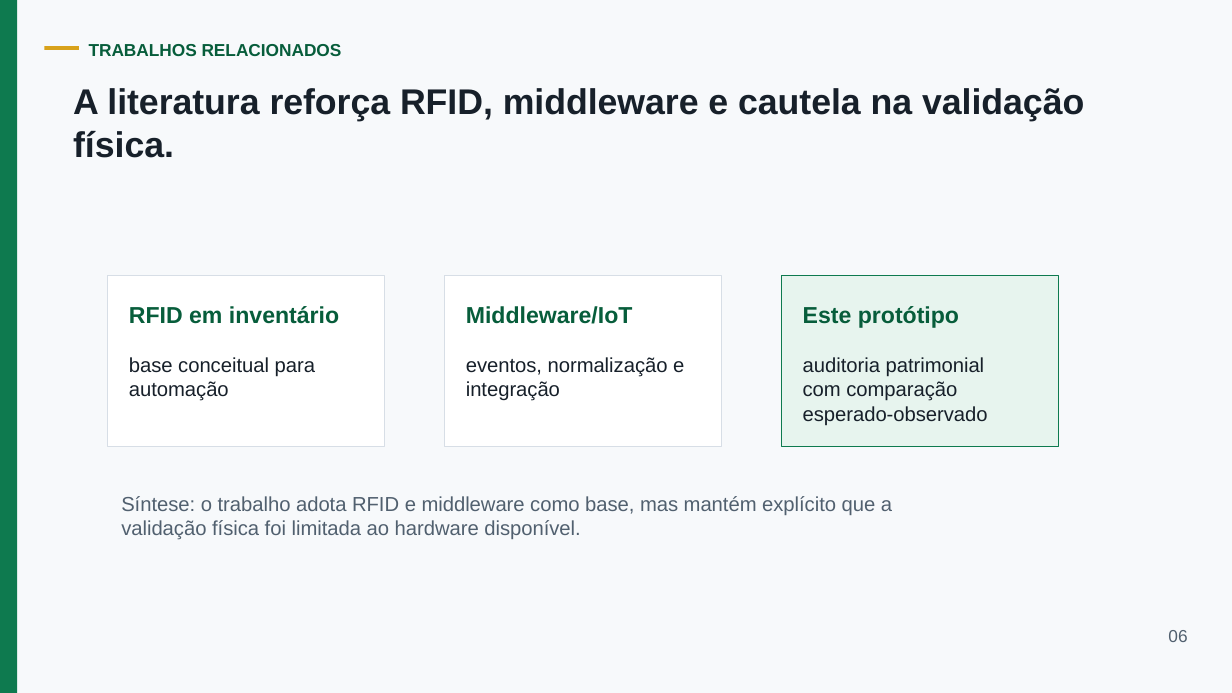
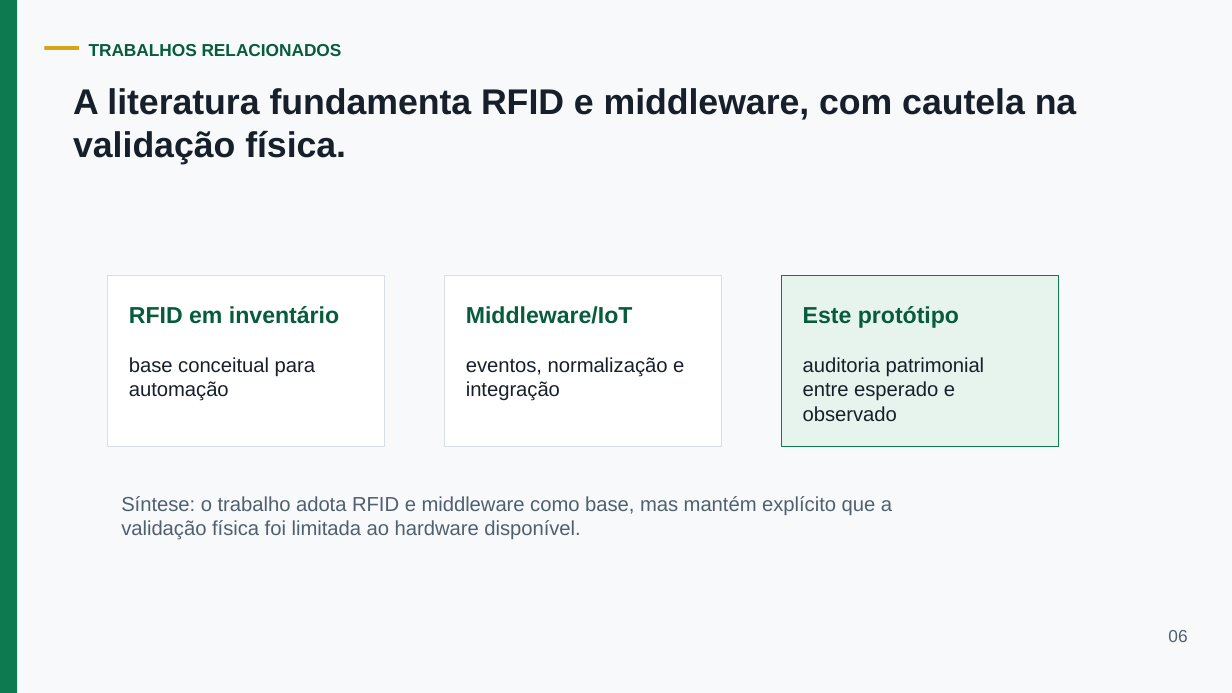
Before and after one commit to EzekLobo/InventoryRFID, a slide deck: slide 6 of docs/tcc/apresentacao-inventoryrfid-15min.pptx. Drawn at 1232x693 pixels with LibreOffice and Linux fonts; fonts in the diff are those of the drawing. Boxes give left, top, right and bottom in pixels: in the first picture for what was removed or moved away, otherwise in the second. Text is boxed around its words. In the diff, an @@ line names an element or a change of style, - is before the commit and + after.

Commit message:
docs(slides): revise defense presentation grammar

```diff
--- a/docs/tcc/apresentacao-inventoryrfid-15min.pptx
+++ b/docs/tcc/apresentacao-inventoryrfid-15min.pptx
@@ text at <box>73,88,1077,164</box>: text changed @@
-A literatura reforça RFID, middleware e cautela na validação física.
+A literatura fundamenta RFID e middleware, com cautela na validação física.
@@ text at <box>803,357,985,421</box>: text changed @@
-auditoria patrimonial com comparação esperado-observado
+auditoria patrimonial entre esperado e observado
```
Also in this commit, not shown: 7 other slides changed, 28 other files.
